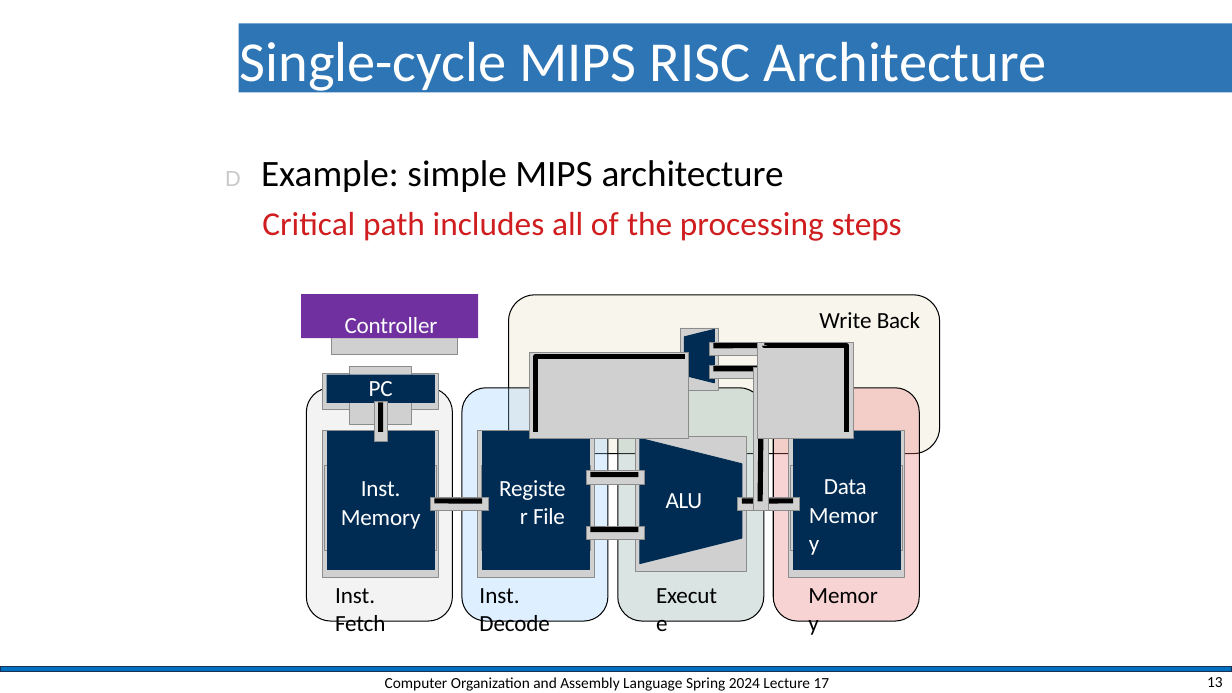
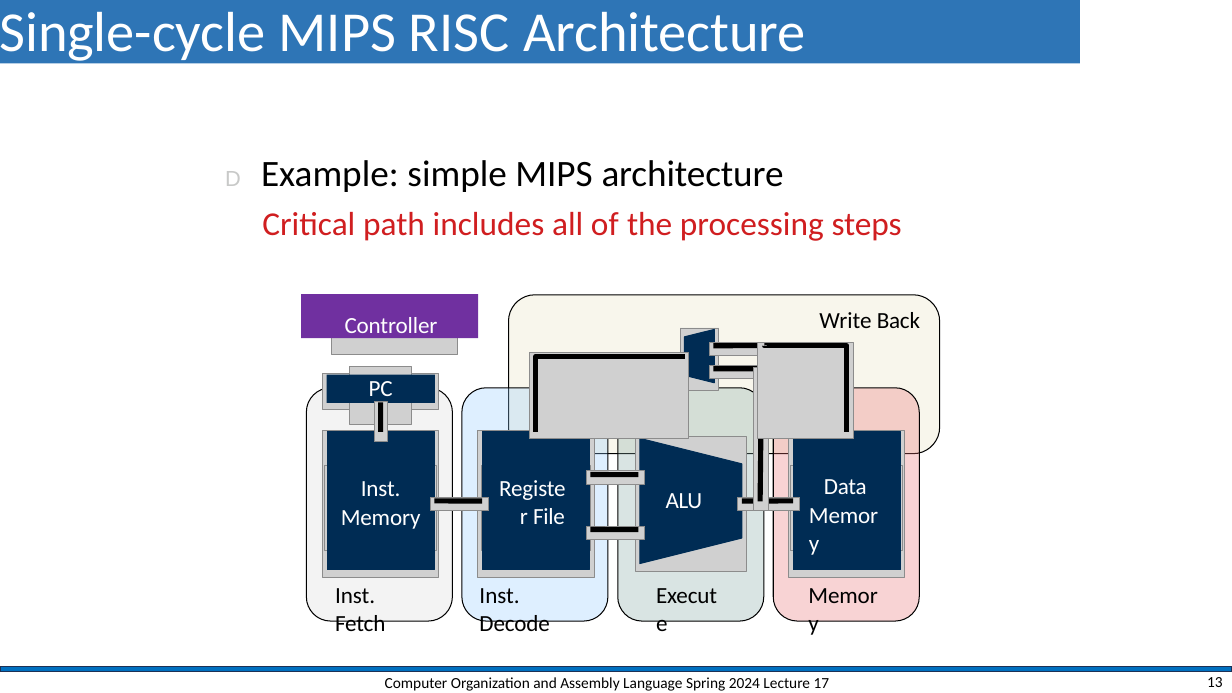
Before and after one commit to shahidmasud/shahidmasud.github.io, a slide deck: slide 13 of CompOrg_Lec17_Spr2024.ppsx. Drawn at 1232x693 pixels with LibreOffice and Linux fonts; fonts in the diff are those of the drawing; grey boxes stand for pictures; background and template pictures are left out. Boxes give left, top, right and bottom in pixels: in the first picture for what was removed or moved away, otherwise in the second. Text is boxed around its words. In the diff, an @@ line names an element or a change of style, - is before the commit and + after.

```diff
--- a/CompOrg_Lec17_Spr2024.ppsx
+++ b/CompOrg_Lec17_Spr2024.ppsx
@@ title "Single-cycle MIPS RISC Architecture": place and size @@
-title "Single-cycle MIPS RISC Architecture" at box(240, 41, 1047, 94)
+title "Single-cycle MIPS RISC Architecture" at box(0, 0, 1080, 63)
```
Also in this commit, not shown: 14 other slides changed, 1 slide added, 2 other files.
